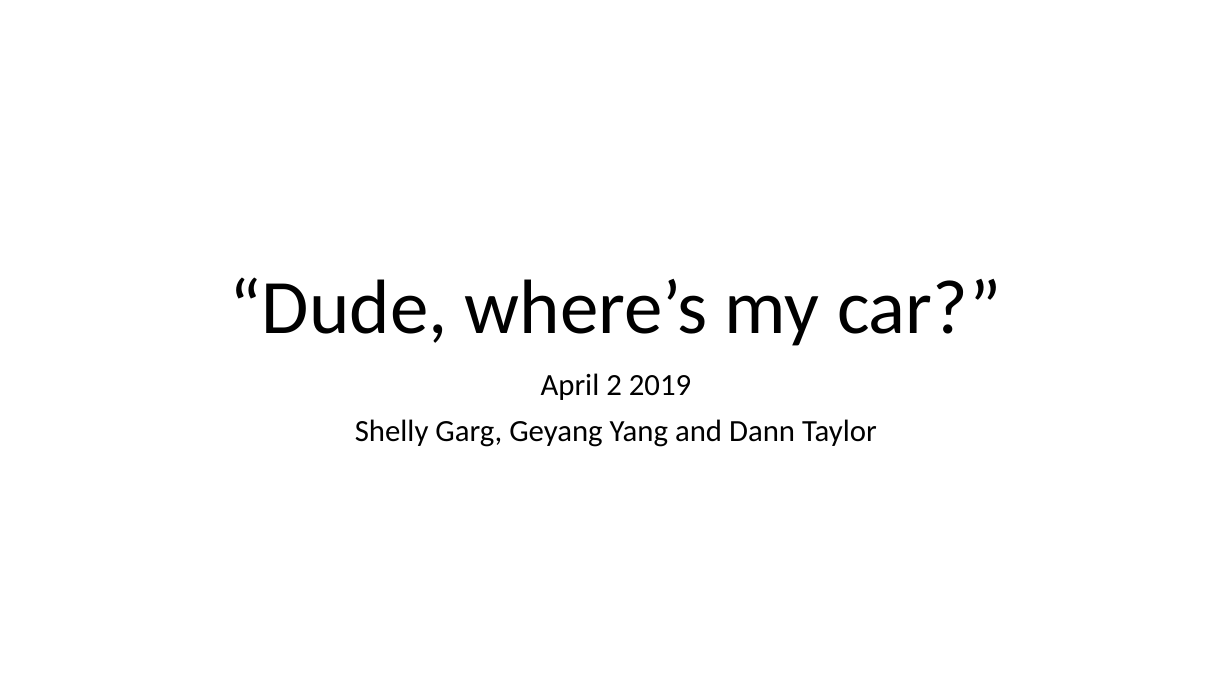
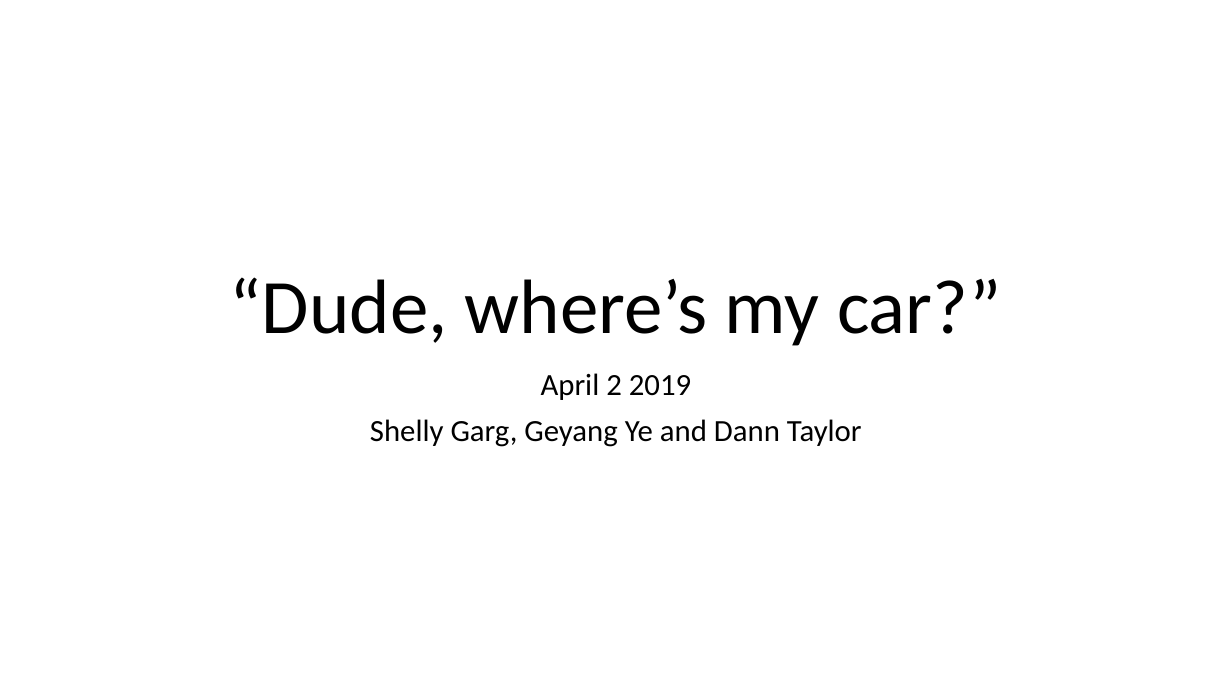
Before and after one commit to yegeyang/Project_1, a slide deck: slide 1 of Project1.pptx. Drawn at 1232x693 pixels with LibreOffice and Linux fonts; fonts in the diff are those of the drawing. Boxes give left, top, right and bottom in pixels: in the first picture for what was removed or moved away, otherwise in the second. Text is boxed around its words. In the diff, an @@ line names an element or a change of style, - is before the commit and + after.

```diff
--- a/Project1.pptx
+++ b/Project1.pptx
@@ subtitle at (x1=370, y1=419, x2=862, y2=447): text changed @@
-Shelly Garg, Geyang Yang and Dann Taylor
+Shelly Garg, Geyang Ye and Dann Taylor
```
Also in this commit, not shown: 5 slides added, 1 slide removed, 4 other files.
